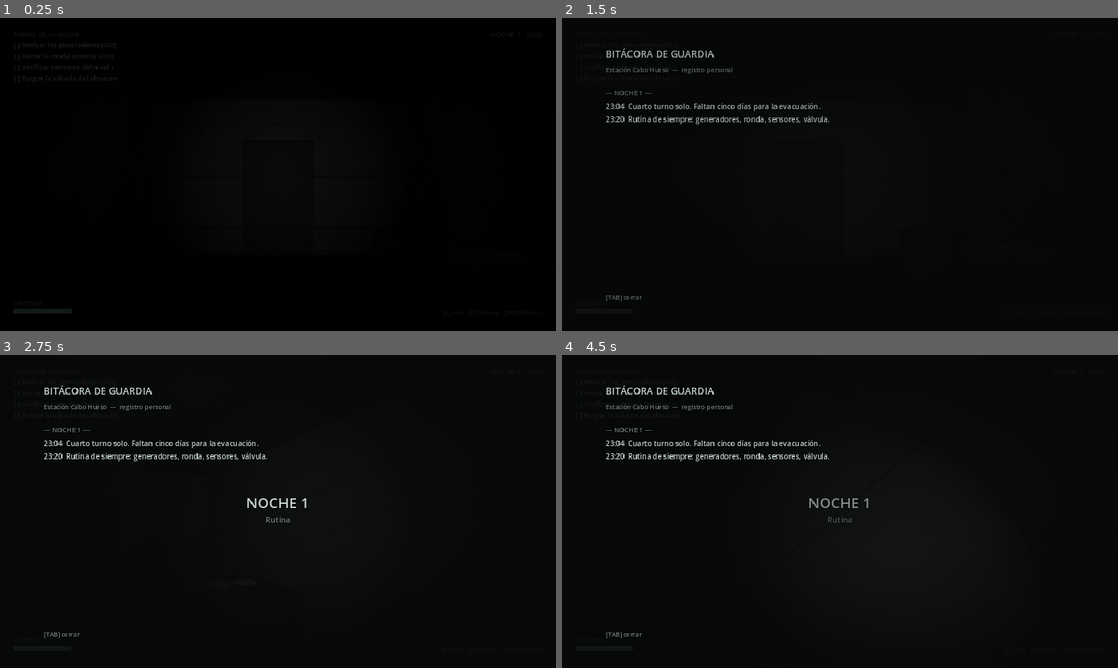
Above: before the commit, frames 1-4 (two rows, left to right).
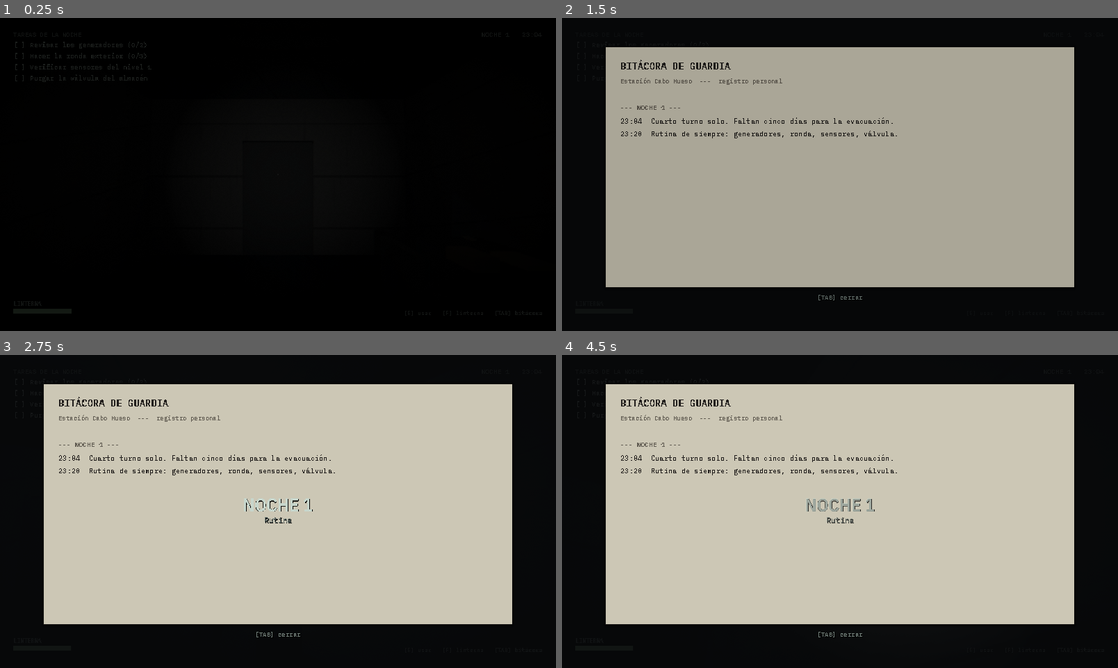
Above: after the commit, the same moments.

Repository: avanzadigital4-a11y/La-Guardia
Game: Godot game, scene res://scenes/main.tscn
The game is run twice, just before and just after one commit, with the same random seed, the same clock (stepped at 60 frames per second) and the same inputs. This scene is started directly instead of the project's main scene.
Inputs (mouse positions are in pixels of both pictures, inside the frame that each line leads up to):
- Up to frame 1 (0.25 s): no input
- Up to frame 2 (1.5 s): tap Enter at 0.5 s; move the mouse to (867, 174) at 0.52 s; hold W (move_forward) 0.53-1.28 s; hold Tab (logbook) 0.53-1.28 s; move the mouse to (728, 190) at 1.27 s; hold S (move_back) from 1.28 s (still down); tap F (flashlight) at 1.35 s
- Up to frame 3 (2.75 s): tap Tab (logbook) at 1.55, 2.3 s; move the mouse to (289, 505) at 2.02 s; release S (move_back) at 2.03 s; hold W (move_forward) from 2.03 s (still down); hold E (interact) from 2.03 s (still down)
- Up to frame 4 (4.5 s): keep holding W (move_forward); move the mouse to (812, 574) at 2.77 s; release E (interact) at 2.78 s; tap Tab (logbook) at 2.85, 3.8, 4.35 s; move the mouse to (878, 514) at 3.52 s; hold Shift (sprint) 3.53-4.28 s; tap Escape (pause) at 4.15 s; move the mouse to (795, 508) at 4.27 s

The runs differ from the first frame. In frame 1, 0.3% of the frame differs, in the area x 2-28%, y 7-21%; in frame 2, 64%; in frame 3, 64%; in frame 4, 64%, in the area x 7-93%, y 9-91%.

Commit message:
Tipografia, props texturados y documentos en papel: lo que faltaba de arte
TIPOGRAFIA. Era lo que mas delataba al proyecto. Todo el texto salia con la
sans por defecto de Godot: limpia, moderna y neutra, o sea lo contrario de
una estacion antartica noventosa. El comentario de ui_utils.gd ya decia
"monoespaciada" desde hace tiempo y era mentira, no se seteaba ninguna fuente.

Ahora hay dos cortes de la misma superfamilia, que es la forma barata de que
combinen sin tener que elegir bien:

  IBM Plex Mono            documentos, bitacora, parte, subtitulos, HUD
  IBM Plex Sans Condensed  titulos y menu

La mono lee como maquina de escribir y terminal, que es lo que son los papeles
de la estacion y las transcripciones de radio. Las dos son OFL 1.1: uso
comercial permitido, que es la regla del proyecto. Queda anotado en LICENSE.

Se importan sin suavizado y sin posicionamiento subpixel, a proposito. El
mundo se filtra con NEAREST y corre a 55 % de resolucion interna; un texto
suavizado al borde flotaria por encima de todo lo demas como si fuera de otro
juego.

DOCUMENTOS EN PAPEL. El parte del turno y la bitacora eran texto verde sobre
fondo oscuro, igual que el HUD y que el menu, asi que no se distinguian de
cualquier otro cartel. El parte sostiene el giro del final y la bitacora es un
cuaderno: tienen que leerse como objetos, no como menus. Ahora son hojas, con
tinta oscura, borde duro y sin esquinas redondeadas.

En la bitacora, las entradas que el protagonista escribio sin que el jugador
las viviera pasan de verde a lapicera roja. Sobre papel dicen bastante mas.

PROPS TEXTURADOS. Las paredes y los pisos tenian textura desde el commit
anterior; los props no. El matafuego era un cubo rojo y las cajas un cubo
marron, al lado de una pared de chapa sucia. Trece props pasaron a material
con textura.

Hizo falta una escala por material: las de TEX_SCALE estan pensadas para
paredes, que miden metros. Un matafuego de 22 cm con la escala de "metal"
mostraba un quinto de baldosa, o sea un manchon plano.

Y una textura nueva, "crt", para las pantallas: lineas de barrido y mascara de
fosforos. El post-proceso ya dibuja scanlines sobre toda la imagen, pero esto
va sobre la pantalla misma y es lo que la hace leer como monitor encendido en
vez de chapa que brilla. De paso la emision bajo de 1.6 a 1.05, que a 1.6 el
centro quedaba quemado y se comia las lineas.

HERRAMIENTAS. Las capturas de depuracion ahora incluyen las pantallas
(bitacora y parte) y tres vistas que encuadran props en vez de paredes. Sin
eso no habia forma de revisar ni la tipografia ni el material de los objetos,
que juntos son la mitad de lo que se ve.

Las tres suites en verde.

Co-Authored-By: Claude Opus 5 <noreply@anthropic.com>
Claude-Session: https://claude.ai/code/session_01EtUuoFvgs651BzuiXi9gJU

Diff:
--- a/scripts/autoload/settings.gd
+++ b/scripts/autoload/settings.gd
@@ -30,6 +30,9 @@
 
 
 func _ready() -> void:
+	# La fuente por defecto tiene que quedar puesta antes de que se construya
+	# cualquier pantalla, si no el menu arranca con la sans de Godot.
+	UIUtils.install_theme()
 	load_settings()
 	apply()
 
--- a/scripts/main.gd
+++ b/scripts/main.gd
@@ -172,6 +172,11 @@
 		[Vector3(5.0, 0.1, -9.0), PI * 0.5, "generador"],
 		[Vector3(0.0, 0.1, 13.0), PI, "patio"],
 		[Vector3(0.0, 0.1, 9.8), PI, "esclusa"],
+		# Vistas que encuadran props, no paredes: sin estas no hay forma de
+		# revisar el material de los objetos, que es la mitad del arte.
+		[Vector3(-5.5, 0.1, -11.0), PI * 0.5, "consola"],
+		[Vector3(3.0, 0.1, -1.4), -PI * 0.5, "almacen_cajas"],
+		[Vector3(-6.0, 0.1, -2.5), PI * 0.5, "dorm_cucheta"],
 	]
 	var views_n3 := [
 		[Vector3(0.0, 0.1, -17.0), 0.0, "n3_pasillo_sur"],
@@ -198,6 +203,33 @@
 			await RenderingServer.frame_post_draw
 		var img := get_viewport().get_texture().get_image()
 		img.save_png("user://shot_%s.png" % v[2])
+	await _capture_ui()
 	print("Capturas guardadas en %s" % ProjectSettings.globalize_path("user://"))
 	# Es una herramienta, no una sesion de juego: termina cuando termino.
 	get_tree().quit()
+
+
+## Las pantallas tambien son arte, y son donde vive la tipografia. Sin esto
+## solo se podian revisar los ambientes, que es la mitad de lo que se ve.
+func _capture_ui() -> void:
+	var libreta := get_tree().get_first_node_in_group("logbook_ui")
+	var inspeccion := get_tree().get_first_node_in_group("inspect_ui")
+
+	if libreta != null:
+		libreta.open()
+		await _shot("ui_bitacora")
+		libreta.close()
+
+	# El parte del turno de la Noche 4: la hoja que sostiene el giro del final.
+	var parte = station.props.get("parte", station.objects.get("parte", null))
+	if inspeccion != null and parte != null and parte.has_method("text_for"):
+		inspeccion.open("Parte del turno", parte.text_for(4))
+		await _shot("ui_parte")
+		inspeccion.close()
+
+
+func _shot(nombre: String) -> void:
+	await get_tree().create_timer(0.3).timeout
+	for i in 3:
+		await RenderingServer.frame_post_draw
+	get_viewport().get_texture().get_image().save_png("user://shot_%s.png" % nombre)
--- a/scripts/ui/inspect_ui.gd
+++ b/scripts/ui/inspect_ui.gd
@@ -78,6 +78,12 @@
 
 
 ## Documento: la hoja se lee entera, con los mismos margenes que la bitacora.
+##
+## Y se ve como una hoja. Antes era texto verde flotando sobre el fondo oscuro,
+## igual que el HUD y que el menu, asi que el parte del turno no se distinguia
+## de cualquier otro cartel del juego. Es el objeto que sostiene el giro del
+## final: tiene que leerse como papel que alguien escribio a maquina, no como
+## una pantalla mas.
 func _build_document() -> Control:
 	var margin := MarginContainer.new()
 	margin.set_anchors_preset(Control.PRESET_FULL_RECT)
@@ -89,22 +95,44 @@
 	_document = margin
 
 	var col := VBoxContainer.new()
-	col.add_theme_constant_override("separation", 12)
+	col.add_theme_constant_override("separation", 10)
 	margin.add_child(col)
 
-	_doc_title = UIUtils.label("", 18, UIUtils.FG)
-	col.add_child(_doc_title)
+	var hoja := PanelContainer.new()
+	hoja.size_flags_vertical = Control.SIZE_EXPAND_FILL
+	hoja.mouse_filter = Control.MOUSE_FILTER_IGNORE
+	hoja.add_theme_stylebox_override("panel", UIUtils.paper_box())
+	col.add_child(hoja)
+
+	var adentro := MarginContainer.new()
+	adentro.add_theme_constant_override("margin_left", 30)
+	adentro.add_theme_constant_override("margin_right", 30)
+	adentro.add_theme_constant_override("margin_top", 24)
+	adentro.add_theme_constant_override("margin_bottom", 24)
+	hoja.add_child(adentro)
+
+	var hoja_col := VBoxContainer.new()
+	hoja_col.add_theme_constant_override("separation", 10)
+	adentro.add_child(hoja_col)
+
+	_doc_title = UIUtils.to_paper(UIUtils.label("", 18, UIUtils.FG), true)
+	hoja_col.add_child(_doc_title)
+
+	hoja_col.add_child(UIUtils.paper_rule())
 
 	_doc_scroll = ScrollContainer.new()
 	_doc_scroll.size_flags_vertical = Control.SIZE_EXPAND_FILL
-	col.add_child(_doc_scroll)
+	hoja_col.add_child(_doc_scroll)
 
-	_doc_text = UIUtils.label("", 15, UIUtils.DIM)
+	_doc_text = UIUtils.to_paper(UIUtils.label("", 15, UIUtils.FG))
 	_doc_text.size_flags_horizontal = Control.SIZE_EXPAND_FILL
 	_doc_text.autowrap_mode = TextServer.AUTOWRAP_OFF
 	_doc_scroll.add_child(_doc_text)
 
-	col.add_child(UIUtils.label(HINT, 12, UIUtils.DIM))
+	# La ayuda no va impresa en la hoja: es del juego, no del documento.
+	var hint := UIUtils.label(HINT, 12, UIUtils.DIM)
+	hint.horizontal_alignment = HORIZONTAL_ALIGNMENT_CENTER
+	col.add_child(hint)
 	return margin
 
 
--- a/scripts/ui/logbook_ui.gd
+++ b/scripts/ui/logbook_ui.gd
@@ -1,6 +1,13 @@
 extends CanvasLayer
 ## Bitacora. Muestra las entradas por noche; las que el protagonista escribio
 ## sin que el jugador las viviera aparecen marcadas en otro color.
+##
+## Es un cuaderno, no una pantalla, asi que se dibuja en papel igual que el
+## parte del turno. El resto de la interfaz es verde fosforo sobre negro; al
+## abrir la bitacora el jugador tiene que sentir que agarro un objeto, no que
+## abrio un menu. Y las entradas que el protagonista escribio sin que el
+## jugador las viviera pasan a lapicera roja, que sobre papel dice bastante
+## mas que el mismo texto en verde.
 
 var _list: VBoxContainer
 var is_open := false
@@ -27,18 +34,42 @@
 	var col := VBoxContainer.new()
 	col.add_theme_constant_override("separation", 10)
 	margin.add_child(col)
-	col.add_child(UIUtils.label(tr("BITÁCORA DE GUARDIA"), 20, UIUtils.FG))
-	col.add_child(UIUtils.label(tr("Estación Cabo Hueso  ---  registro personal"), 13, UIUtils.DIM))
+
+	var hoja := PanelContainer.new()
+	hoja.size_flags_vertical = Control.SIZE_EXPAND_FILL
+	hoja.add_theme_stylebox_override("panel", UIUtils.paper_box())
+	col.add_child(hoja)
+
+	var adentro := MarginContainer.new()
+	adentro.add_theme_constant_override("margin_left", 30)
+	adentro.add_theme_constant_override("margin_right", 30)
+	adentro.add_theme_constant_override("margin_top", 24)
+	adentro.add_theme_constant_override("margin_bottom", 24)
+	hoja.add_child(adentro)
+
+	var hoja_col := VBoxContainer.new()
+	hoja_col.add_theme_constant_override("separation", 8)
+	adentro.add_child(hoja_col)
+
+	hoja_col.add_child(UIUtils.to_paper(
+		UIUtils.label(tr("BITÁCORA DE GUARDIA"), 20, UIUtils.FG), true))
+	hoja_col.add_child(UIUtils.to_paper(
+		UIUtils.label(tr("Estación Cabo Hueso  ---  registro personal"), 13, UIUtils.FG),
+		false, UIUtils.PAPEL_DIM))
+	hoja_col.add_child(UIUtils.paper_rule())
 
 	var scroll := ScrollContainer.new()
 	scroll.size_flags_vertical = Control.SIZE_EXPAND_FILL
-	col.add_child(scroll)
+	hoja_col.add_child(scroll)
 	_list = VBoxContainer.new()
 	_list.size_flags_horizontal = Control.SIZE_EXPAND_FILL
 	_list.add_theme_constant_override("separation", 6)
 	scroll.add_child(_list)
 
-	col.add_child(UIUtils.label(tr("[TAB] cerrar"), 13, UIUtils.DIM))
+	# La ayuda es del juego, no del cuaderno: va afuera de la hoja.
+	var hint := UIUtils.label(tr("[TAB] cerrar"), 13, UIUtils.DIM)
+	hint.horizontal_alignment = HORIZONTAL_ALIGNMENT_CENTER
+	col.add_child(hint)
 
 	GameState.logbook_changed.connect(_refresh)
 
@@ -54,11 +85,14 @@
 		if n != last_night:
 			last_night = n
 			_list.add_child(UIUtils.label("", 8, UIUtils.DIM))
-			_list.add_child(UIUtils.label("--- NOCHE %d ---" % n, 14, UIUtils.DIM))
+			_list.add_child(UIUtils.to_paper(
+				UIUtils.label("--- NOCHE %d ---" % n, 14, UIUtils.FG),
+				true, UIUtils.PAPEL_DIM))
 		var time: String = e.get("time", "")
 		var prefix := "%s  " % time if time != "" else ""
-		var color: Color = UIUtils.WRONG if e.get("wrong", false) else UIUtils.FG
-		var entry := UIUtils.label("%s%s" % [prefix, tr(e["text"])], 15, color)
+		var tinta: Color = UIUtils.PAPEL_ROJO if e.get("wrong", false) else UIUtils.PAPEL_TINTA
+		var entry := UIUtils.to_paper(
+			UIUtils.label("%s%s" % [prefix, tr(e["text"])], 15, UIUtils.FG), false, tinta)
 		entry.autowrap_mode = TextServer.AUTOWRAP_WORD_SMART
 		entry.custom_minimum_size.x = 900
 		_list.add_child(entry)
--- a/scripts/ui/menu.gd
+++ b/scripts/ui/menu.gd
@@ -30,7 +30,7 @@
 	add_child(bg)
 
 	_main_col = _panel()
-	var title := UIUtils.label(tr("LA GUARDIA"), 40, UIUtils.FG)
+	var title := UIUtils.title(tr("LA GUARDIA"), 52, UIUtils.FG)
 	title.horizontal_alignment = HORIZONTAL_ALIGNMENT_CENTER
 	_main_col.add_child(title)
 	var sub := UIUtils.label(tr("Estación Cabo Hueso  ---  cinco noches"), 14, UIUtils.DIM)
@@ -94,7 +94,7 @@
 func _refresh_slots() -> void:
 	for c in _slots_col.get_children():
 		c.queue_free()
-	var title := UIUtils.label(tr("PARTIDAS"), 20, UIUtils.FG)
+	var title := UIUtils.title(tr("PARTIDAS"), 20, UIUtils.FG)
 	title.horizontal_alignment = HORIZONTAL_ALIGNMENT_CENTER
 	_slots_col.add_child(title)
 
@@ -143,7 +143,7 @@
 
 
 func _build_credits() -> void:
-	var title := UIUtils.label(tr("CRÉDITOS"), 20, UIUtils.FG)
+	var title := UIUtils.title(tr("CRÉDITOS"), 20, UIUtils.FG)
 	title.horizontal_alignment = HORIZONTAL_ALIGNMENT_CENTER
 	_credits.add_child(title)
 	_credits.add_child(UIUtils.label("", 10, UIUtils.DIM))
--- a/scripts/ui/options_panel.gd
+++ b/scripts/ui/options_panel.gd
@@ -11,7 +11,7 @@
 
 func _ready() -> void:
 	add_theme_constant_override("separation", 10)
-	add_child(UIUtils.label(tr("OPCIONES"), 20, UIUtils.FG))
+	add_child(UIUtils.title(tr("OPCIONES"), 20, UIUtils.FG))
 
 	var cols := HBoxContainer.new()
 	cols.add_theme_constant_override("separation", 60)
--- a/scripts/ui/pause_menu.gd
+++ b/scripts/ui/pause_menu.gd
@@ -24,7 +24,7 @@
 	_col = VBoxContainer.new()
 	_col.add_theme_constant_override("separation", 10)
 	center.add_child(_col)
-	var title := UIUtils.label(tr("EN PAUSA"), 24, UIUtils.FG)
+	var title := UIUtils.title(tr("EN PAUSA"), 24, UIUtils.FG)
 	title.horizontal_alignment = HORIZONTAL_ALIGNMENT_CENTER
 	_col.add_child(title)
 
--- a/scripts/ui/screen_fade.gd
+++ b/scripts/ui/screen_fade.gd
@@ -20,7 +20,7 @@
 	_rect.mouse_filter = Control.MOUSE_FILTER_IGNORE
 	root.add_child(_rect)
 
-	_title = UIUtils.label("", 30, UIUtils.FG)
+	_title = UIUtils.title("", 38, UIUtils.FG)
 	_title.set_anchors_preset(Control.PRESET_CENTER)
 	_title.offset_left = -400.0
 	_title.offset_right = 400.0
--- a/scripts/ui/ui_utils.gd
+++ b/scripts/ui/ui_utils.gd
@@ -1,22 +1,110 @@
 class_name UIUtils
 extends RefCounted
 ## Estetica compartida de la interfaz: monoespaciada, verde fosforo, sin adornos.
+##
+## Tipografia. Hasta ahora el comentario de arriba decia "monoespaciada" y era
+## mentira: no se seteaba ninguna fuente, asi que todo el juego salia con la
+## sans por defecto de Godot. Es limpia, moderna y neutra, o sea exactamente lo
+## contrario de lo que pide una estacion antartica noventosa. Era lo que mas
+## delataba al proyecto.
+##
+## Ahora hay dos cortes de la misma superfamilia, que es la forma barata de que
+## combinen sin tener que elegir bien:
+##
+##   MONO  IBM Plex Mono            documentos, bitacora, parte, subtitulos
+##   COND  IBM Plex Sans Condensed  titulos, menu, HUD
+##
+## La mono lee como maquina de escribir y terminal, que es lo que son los
+## papeles de la estacion y las transcripciones de radio. La condensada aprieta
+## los titulos y deja aire al costado.
+##
+## Las dos son IBM Plex, licencia SIL OFL 1.1: uso comercial permitido, que es
+## la regla del proyecto (ver LICENSE). Los archivos estan en fuentes/.
+##
+## Se importan sin suavizado (`antialiasing=0`, `subpixel_positioning=0`,
+## hinting completo) a proposito: el mundo se filtra con NEAREST y corre a 55 %
+## de resolucion interna, asi que un texto suavizado al borde flotaria por
+## encima de todo lo demas como si fuera de otro juego.
+
+const MONO := preload("res://fuentes/IBMPlexMono-Regular.ttf")
+const MONO_BOLD := preload("res://fuentes/IBMPlexMono-SemiBold.ttf")
+const COND := preload("res://fuentes/IBMPlexSansCondensed-Regular.ttf")
+const COND_BOLD := preload("res://fuentes/IBMPlexSansCondensed-SemiBold.ttf")
 
 const FG := Color(0.78, 0.84, 0.80)
 const DIM := Color(0.45, 0.50, 0.48)
 const WARN := Color(0.85, 0.55, 0.35)
 const WRONG := Color(0.78, 0.36, 0.36)
 
+## Papel: el parte del turno y la bitacora no son pantallas, son hojas. Todo
+## el resto de la interfaz es verde fosforo sobre negro, asi que un documento
+## en papel se separa solo, sin necesidad de decir "esto es un papel".
+const PAPEL := Color(0.80, 0.78, 0.71)
+const PAPEL_TINTA := Color(0.13, 0.12, 0.11)
+const PAPEL_DIM := Color(0.38, 0.36, 0.32)
+## Lapicera roja. La usa la bitacora para las entradas que el protagonista
+## escribio sin que el jugador las viviera.
+const PAPEL_ROJO := Color(0.52, 0.16, 0.13)
+
+
+## Deja la mono como fuente de todo Control que nadie configure a mano. Sin
+## esto quedarian con la de Godot los nodos que no pasan por `label()`:
+## botones, campos, tooltips, y cualquier cosa que se agregue despues.
+static func install_theme() -> void:
+	ThemeDB.fallback_font = MONO
+	ThemeDB.fallback_font_size = 15
+
 
 static func label(text: String, size: int, color: Color) -> Label:
+	return _label(text, size, color, MONO)
+
+
+## Titulos y HUD: condensada, que a cuerpo grande no se come el ancho.
+static func title(text: String, size: int, color: Color) -> Label:
+	return _label(text, size, color, COND_BOLD)
+
+
+static func _label(text: String, size: int, color: Color, fuente: Font) -> Label:
 	var l := Label.new()
 	l.text = text
+	l.add_theme_font_override("font", fuente)
 	l.add_theme_font_size_override("font_size", size)
 	l.add_theme_color_override("font_color", color)
 	l.add_theme_color_override("font_shadow_color", Color(0, 0, 0, 0.85))
 	l.add_theme_constant_override("shadow_offset_x", 1)
 	l.add_theme_constant_override("shadow_offset_y", 1)
 	return l
+
+
+## Un Label ya construido que tiene que pasarse a tinta sobre papel: sin sombra
+## negra, que sobre fondo claro se lee como suciedad.
+static func to_paper(l: Label, bold := false, tinta := PAPEL_TINTA) -> Label:
+	l.add_theme_font_override("font", MONO_BOLD if bold else MONO)
+	l.add_theme_color_override("font_color", tinta)
+	l.add_theme_color_override("font_shadow_color", Color(0, 0, 0, 0))
+	return l
+
+
+## La hoja: color plano, borde duro, sin esquinas redondeadas. Redondear seria
+## de otra decada y de otro genero.
+static func paper_box() -> StyleBoxFlat:
+	var sb := StyleBoxFlat.new()
+	sb.bg_color = PAPEL
+	sb.border_color = Color(PAPEL_TINTA, 0.45)
+	sb.set_border_width_all(1)
+	sb.set_corner_radius_all(0)
+	sb.shadow_color = Color(0, 0, 0, 0.5)
+	sb.shadow_size = 6
+	return sb
+
+
+## Un renglon impreso, como el de un formulario.
+static func paper_rule() -> ColorRect:
+	var r := ColorRect.new()
+	r.color = Color(PAPEL_TINTA, 0.35)
+	r.custom_minimum_size = Vector2(0.0, 1.0)
+	r.mouse_filter = Control.MOUSE_FILTER_IGNORE
+	return r
 
 
 static func panel_bg(alpha := 0.86) -> ColorRect:
--- a/scripts/world/build.gd
+++ b/scripts/world/build.gd
@@ -26,6 +26,7 @@
 	"oxido": 0.35,
 	"nieve": 0.18,
 	"hormigon": 0.4,
+	"crt": 2.5,
 }
 
 
@@ -33,8 +34,14 @@
 ## textures.gd). El color sigue siendo el que manda: la textura es gris y
 ## multiplica, asi que `recolor_walls` puede seguir tiniendo la estacion por
 ## noche sin regenerar nada.
-static func surface(color: Color, emission := 0.0, snap := 0.8, textura := "") -> Material:
-	var key := "%s|%.2f|%.2f|%s" % [color.to_html(false), emission, snap, textura]
+##
+## `escala`: repeticiones por metro, si hay que pisar la de TEX_SCALE. Las de
+## la tabla estan pensadas para paredes y pisos, que miden metros. Un matafuego
+## de 22 cm con la escala de "metal" muestra un quinto de baldosa, o sea un
+## manchon plano. Los props piden bastante mas repeticion para que la textura
+## se lea como material y no como suciedad al azar.
+static func surface(color: Color, emission := 0.0, snap := 0.8, textura := "", escala := 0.0) -> Material:
+	var key := "%s|%.2f|%.2f|%s|%.2f" % [color.to_html(false), emission, snap, textura, escala]
 	if _mat_cache.has(key):
 		return _mat_cache[key]
 	var mat: Material
@@ -51,7 +58,8 @@
 			if tex != null:
 				sm.set_shader_parameter("albedo_tex", tex)
 				sm.set_shader_parameter("use_tex", true)
-				sm.set_shader_parameter("tex_scale", TEX_SCALE.get(textura, 0.5))
+				var rep: float = escala if escala > 0.0 else float(TEX_SCALE.get(textura, 0.5))
+				sm.set_shader_parameter("tex_scale", rep)
 		mat = sm
 	else:
 		var std := StandardMaterial3D.new()
--- a/scripts/world/station_builder.gd
+++ b/scripts/world/station_builder.gd
@@ -58,7 +58,7 @@
 	_mat_metal = Build.surface(Color(0.22, 0.24, 0.26), 0.0, 0.8, "metal")
 	_mat_dark = Build.surface(Color(0.08, 0.08, 0.09), 0.0, 0.8, "hormigon")
 	_mat_snow = Build.surface(Color(0.62, 0.66, 0.70), 0.0, 0.8, "nieve")
-	_mat_screen = Build.surface(Color(0.35, 0.72, 0.58), 1.6)
+	_mat_screen = Build.surface(Color(0.35, 0.72, 0.58), 1.05, 0.8, "crt")
 
 	_build_corridor()
 	_build_control()
@@ -114,7 +114,7 @@
 	# Lockers contra la pared.
 	Build.box(self, "Lockers", Vector3(0.45, 1.9, 2.4), Vector3(-1.2, 0.95, -7.0), _mat_metal)
 	objects["camilla"] = Build.box(self, "Camilla", Vector3(0.7, 0.7, 2.0), Vector3(1.1, 0.35, 0.5), _mat_metal)
-	objects["extintor"] = Build.box(self, "Extintor", Vector3(0.22, 0.6, 0.22), Vector3(1.28, 1.1, -9.0), Build.surface(Color(0.45, 0.16, 0.12)))
+	objects["extintor"] = Build.box(self, "Extintor", Vector3(0.22, 0.6, 0.22), Vector3(1.28, 1.1, -9.0), Build.surface(Color(0.45, 0.16, 0.12), 0.0, 0.8, "metal", 6.0))
 	Build.label3d(self, "NIVEL 1  ->  ESCLUSA", Vector3(-1.35, 2.3, -6.0), PI * 0.5, 0.22)
 	Build.label3d(self, "<-  B2", Vector3(1.35, 2.3, -14.5), -PI * 0.5, 0.22, Color(0.5, 0.52, 0.55))
 
@@ -137,7 +137,7 @@
 	Build.light(console, Vector3(0.9, 1.5, 0.0), Color(0.35, 0.8, 0.6), 0.8, 3.5)
 	points["sensores"] = console
 
-	Build.box(self, "Pizarra", Vector3(2.0, 1.2, 0.06), Vector3(-5.5, 1.7, -13.9), Build.surface(Color(0.18, 0.20, 0.19)))
+	Build.box(self, "Pizarra", Vector3(2.0, 1.2, 0.06), Vector3(-5.5, 1.7, -13.9), Build.surface(Color(0.18, 0.20, 0.19), 0.0, 0.8, "hormigon", 1.6))
 	Build.label3d(self, "DÍAS PARA EL CIERRE", Vector3(-5.5, 2.05, -13.85), 0.0, 0.18, Color(0.7, 0.72, 0.68))
 	Build.label3d(self, "|||||", Vector3(-5.5, 1.55, -13.85), 0.0, 0.32, Color(0.75, 0.7, 0.55))
 
@@ -218,7 +218,7 @@
 	var bed := Bed.new()
 	bed.name = "Cucheta"
 	bed_prop.add_child(bed)
-	bed.setup_box(Vector3(1.0, 0.55, 2.1), Build.surface(Color(0.30, 0.28, 0.26)), Vector3(0.0, 0.28, 0.0))
+	bed.setup_box(Vector3(1.0, 0.55, 2.1), Build.surface(Color(0.30, 0.28, 0.26), 0.0, 0.8, "oxido", 1.2), Vector3(0.0, 0.28, 0.0))
 	points["cama"] = bed
 
 	var chair := _add_prop("dorm_chair", Vector3(-4.0, 0.0, -1.2), 0.0, Vector3(0.55, 0.9, 0.55))
@@ -244,14 +244,14 @@
 
 	Build.box(self, "Estante1", Vector3(0.6, 2.2, 3.0), Vector3(8.8, 1.1, -3.0), _mat_metal)
 	objects["estante_2"] = Build.box(self, "Estante2", Vector3(2.6, 2.0, 0.5), Vector3(5.0, 1.0, -4.6), _mat_metal)
-	objects["cajas"] = Build.box(self, "Cajas", Vector3(1.2, 1.2, 1.2), Vector3(6.5, 0.6, -1.4), Build.surface(Color(0.35, 0.30, 0.22)))
+	objects["cajas"] = Build.box(self, "Cajas", Vector3(1.2, 1.2, 1.2), Vector3(6.5, 0.6, -1.4), Build.surface(Color(0.35, 0.30, 0.22), 0.0, 0.8, "hormigon", 1.8))
 	_add_battery("PilaAlmacen", Vector3(5.0, 2.1, -4.6))
 
 	var valve := TaskPoint.new()
 	valve.name = "Valvula"
 	add_child(valve)
 	valve.position = Vector3(8.7, 0.0, -0.6)
-	valve.setup_box(Vector3(0.5, 0.7, 0.7), Build.surface(Color(0.40, 0.42, 0.30)), Vector3(0.0, 1.0, 0.0))
+	valve.setup_box(Vector3(0.5, 0.7, 0.7), Build.surface(Color(0.40, 0.42, 0.30), 0.0, 0.8, "oxido", 4.0), Vector3(0.0, 1.0, 0.0))
 	valve.task_id = "valvula"
 	valve.active_prompt = "Purgar la válvula"
 	valve.done_prompt = "Válvula purgada"
@@ -271,7 +271,7 @@
 
 	# Tres trajes colgados. Las ultimas noches falta alguno.
 	Build.box(self, "Perchero", Vector3(4.0, 0.08, 0.08), Vector3(0.0, 2.05, 7.5), _mat_metal)
-	var suit_mat := Build.surface(Color(0.55, 0.38, 0.14))
+	var suit_mat := Build.surface(Color(0.55, 0.38, 0.14), 0.0, 0.8, "oxido", 2.2)
 	for i in 3:
 		var suit := Node3D.new()
 		suit.name = "Traje%d" % (i + 1)
@@ -303,7 +303,7 @@
 
 	Build.box(self, "Mastil", Vector3(0.3, 7.0, 0.3), Vector3(-8.0, 3.5, 20.0), _mat_metal)
 	Build.box(self, "Antena", Vector3(3.0, 0.2, 0.2), Vector3(-8.0, 6.6, 20.0), _mat_metal)
-	Build.box(self, "Contenedor", Vector3(5.0, 2.4, 2.4), Vector3(8.0, 1.2, 18.0), Build.surface(Color(0.32, 0.26, 0.24)))
+	Build.box(self, "Contenedor", Vector3(5.0, 2.4, 2.4), Vector3(8.0, 1.2, 18.0), Build.surface(Color(0.32, 0.26, 0.24), 0.0, 0.8, "oxido", 0.8))
 	room_lights["patio"] = Build.light(self, Vector3(0.0, 4.0, 13.0), Color(0.55, 0.62, 0.75), 1.1, 12.0)
 	lights.append(room_lights["patio"])
 
@@ -318,7 +318,7 @@
 		marker.name = "Marca_%s" % spot["key"]
 		add_child(marker)
 		marker.position = spot["pos"]
-		marker.setup_box(Vector3(0.7, 1.2, 0.7), Build.surface(Color(0.75, 0.55, 0.15)), Vector3(0.0, 0.6, 0.0))
+		marker.setup_box(Vector3(0.7, 1.2, 0.7), Build.surface(Color(0.75, 0.55, 0.15), 0.0, 0.8, "metal", 3.0), Vector3(0.0, 0.6, 0.0))
 		marker.task_id = "round"
 		marker.multi_step = true
 		marker.active_prompt = "Marcar %s" % spot["label"]
@@ -335,7 +335,7 @@
 	antenna.name = "ControlAntena"
 	add_child(antenna)
 	antenna.position = Vector3(-9.6, 0.0, 22.0)
-	antenna.setup_box(Vector3(0.6, 1.3, 0.5), Build.surface(Color(0.35, 0.38, 0.40)), Vector3(0.0, 0.65, 0.0))
+	antenna.setup_box(Vector3(0.6, 1.3, 0.5), Build.surface(Color(0.35, 0.38, 0.40), 0.0, 0.8, "metal", 3.0), Vector3(0.0, 0.65, 0.0))
 	antenna.task_id = "antena"
 	antenna.active_prompt = "Realinear la antena"
 	antenna.done_prompt = "Antena alineada"
@@ -351,7 +351,7 @@
 	leave.position = Vector3(0.0, 0.0, 25.0)
 	leave.ending_id = "salir"
 	leave.choice_prompt = "Esperar el vehículo acá"
-	leave.setup_box(Vector3(1.2, 1.0, 1.2), Build.surface(Color(0.5, 0.45, 0.2)), Vector3(0.0, 0.5, 0.0))
+	leave.setup_box(Vector3(1.2, 1.0, 1.2), Build.surface(Color(0.5, 0.45, 0.2), 0.0, 0.8, "oxido", 2.0), Vector3(0.0, 0.5, 0.0))
 	points["salir"] = leave
 	Build.label3d(self, "PUNTO DE RETIRO", Vector3(0.0, 1.5, 24.4), PI, 0.2, Color(0.8, 0.7, 0.4))
 
@@ -462,7 +462,7 @@
 	_b2_light("b2 fondo", Vector3(0.0, 1.0, -47.0), Color(0.30, 0.32, 0.38), 0.6, 8.0)
 
 	Build.box(subnivel_section, "Marcas", Vector3(3.2, 1.2, 0.06),
-		Vector3(0.0, B2_Y + 1.4, -49.9), Build.surface(Color(0.22, 0.20, 0.20)))
+		Vector3(0.0, B2_Y + 1.4, -49.9), Build.surface(Color(0.22, 0.20, 0.20), 0.0, 0.8, "hormigon", 1.0))
 	Build.label3d(subnivel_section, "|||| |||| |||| ||",
 		Vector3(0.0, B2_Y + 1.5, -49.84), 0.0, 0.22, Color(0.55, 0.5, 0.45))
 	_b2_prop("b2_camastro", Vector3(-3.4, B2_Y, -47.4), 0.0, Vector3(0.9, 0.45, 2.0))
@@ -759,7 +759,7 @@
 	bat.name = name
 	(parent if parent != null else self).add_child(bat)
 	bat.position = pos
-	bat.setup_box(Vector3(0.18, 0.3, 0.18), Build.surface(Color(0.7, 0.66, 0.2)))
+	bat.setup_box(Vector3(0.18, 0.3, 0.18), Build.surface(Color(0.7, 0.66, 0.2), 0.0, 0.8, "metal", 8.0))
 	pickups.append(bat)
 	return bat
 
@@ -770,7 +770,7 @@
 	(parent if parent != null else self).add_child(rl)
 	rl.position = pos
 	rl.log_id = id
-	rl.setup_box(Vector3(0.28, 0.1, 0.18), Build.surface(Color(0.45, 0.42, 0.38)))
+	rl.setup_box(Vector3(0.28, 0.1, 0.18), Build.surface(Color(0.45, 0.42, 0.38), 0.0, 0.8, "metal", 7.0))
 	rl.set_meta("from_night", from_night)
 	points["log_%s" % id] = rl
 	return rl
--- a/scripts/world/textures.gd
+++ b/scripts/world/textures.gd
@@ -122,6 +122,24 @@
 	)
 
 
+## Pantalla de tubo: lineas horizontales y una mascara vertical de fosforos.
+## El post-proceso ya dibuja scanlines sobre TODA la imagen; esto es distinto,
+## va sobre la pantalla misma, que es lo que hace que se lea como un monitor
+## encendido y no como una chapa que brilla.
+static func crt() -> Texture2D:
+	return _crear("crt", func(img: Image) -> void:
+		_fill(img, 1.0)
+		# Una linea oscura cada cuatro pixeles: el barrido.
+		for y in range(0, SIZE, 4):
+			_line_h(img, y, 0.45)
+			_line_h(img, y + 1, 0.75)
+		# Mascara vertical, mas suave: la triada de fosforos.
+		for x in range(0, SIZE, 3):
+			_line_v(img, x, 0.9)
+		_grain(img, 0.05, 37)
+	)
+
+
 ## Despacha por nombre, para que quien pide una textura no tenga que conocer
 ## la funcion. Si el nombre no existe devuelve null y el material queda sin
 ## textura, que es un color plano: se degrada, no rompe.
@@ -134,6 +152,7 @@
 		"oxido": return oxido()
 		"nieve": return nieve()
 		"hormigon": return hormigon()
+		"crt": return crt()
 	return null
 
 
Binary file added: fuentes/IBMPlexMono-Regular.ttf
Not shown, added: fuentes/IBMPlexMono-Regular.ttf.import
Binary file added: fuentes/IBMPlexMono-SemiBold.ttf
Not shown, added: fuentes/IBMPlexMono-SemiBold.ttf.import
Binary file added: fuentes/IBMPlexSansCondensed-Regular.ttf
Not shown, added: fuentes/IBMPlexSansCondensed-Regular.ttf.import
Binary file added: fuentes/IBMPlexSansCondensed-SemiBold.ttf
Not shown, added: fuentes/IBMPlexSansCondensed-SemiBold.ttf.import
Not shown, added: fuentes/OFL.txt
Not shown, changed: LICENSE
Not shown, changed: docs/diseno.md
